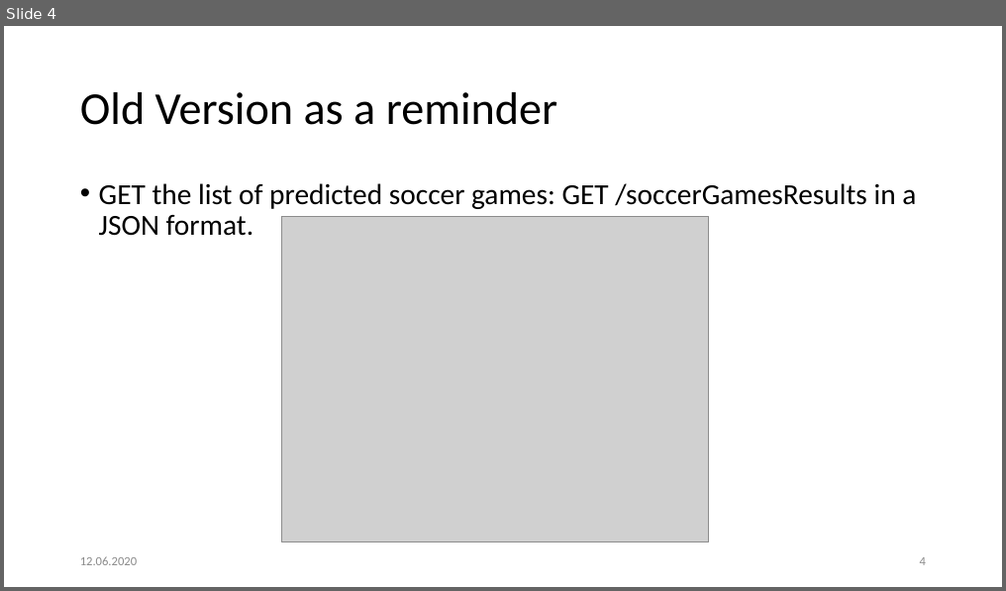
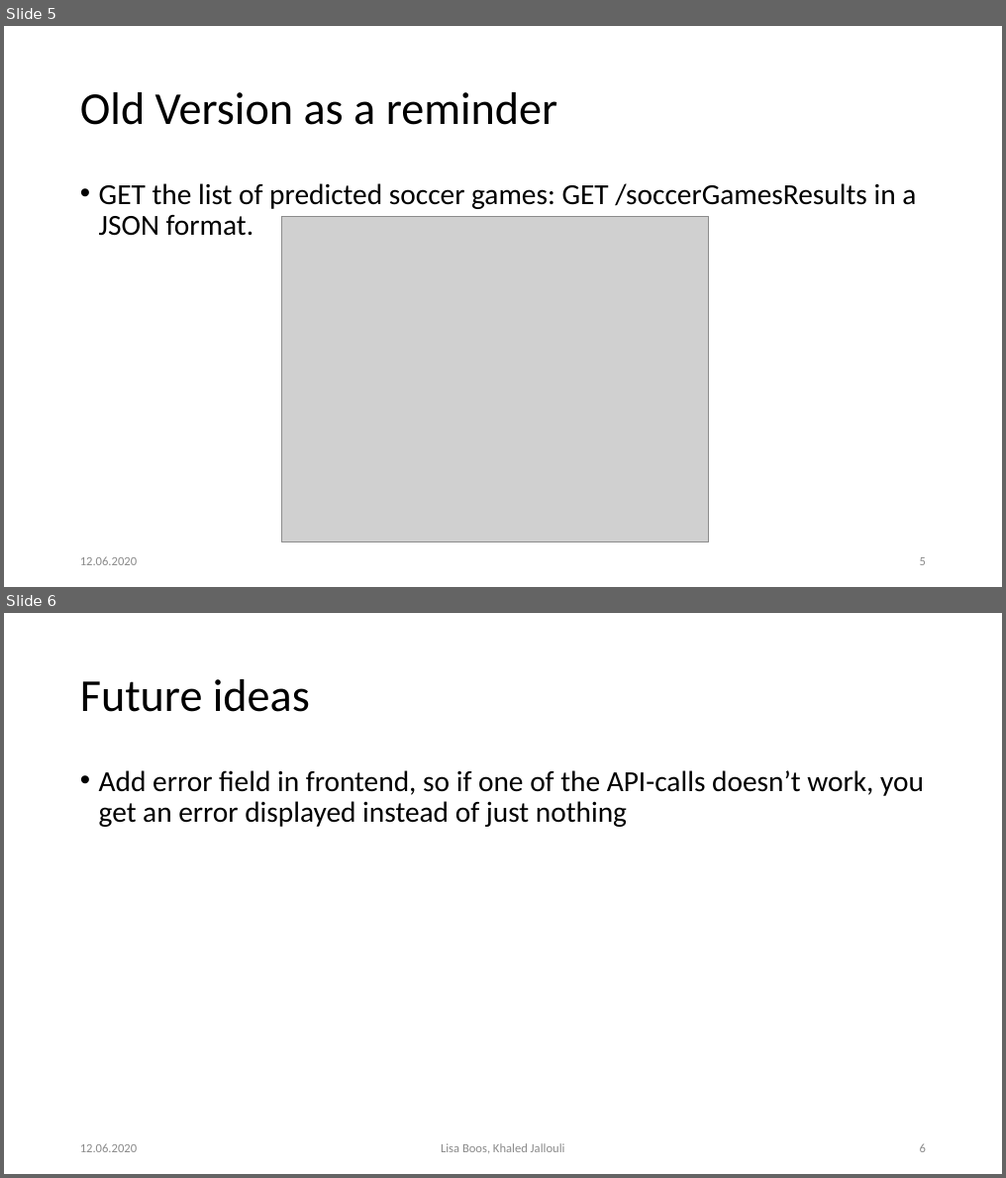
Before and after one commit to Khaledjallouli/project, a slide deck: Web/RESTful_API_Definition/API_LastSprint.pptx. Shown one above the other, each under a label of ours: slide 4 before the commit, slides 5 and 6 after it. The pictures are 1006x591 and 1006x1178 pixels, drawn with LibreOffice and Linux fonts; fonts in the diff are those of the drawing; grey boxes stand for pictures; background and template pictures are left out. Boxes give left, top, right and bottom in pixels: in the first picture for what was removed or moved away, otherwise in the second. Text is boxed around its words. In the diff, an @@ line names an element or a change of style, - is before the commit and + after.

```diff
--- a/Web/RESTful_API_Definition/API_LastSprint.pptx
+++ b/Web/RESTful_API_Definition/API_LastSprint.pptx
@@ slide 6 added at [4,613,1002,1174], background #FFFFFF @@
@@ title added at [80,679,310,712], 44 pt, text #000000 @@
+Future ideas
@@ text added at [99,770,924,827], 28 pt, text #000000 @@
+• Add error field in frontend, so if one of the API-calls doesn’t work, you get an error displayed instead of just nothing
@@ text added at [80,1144,137,1153], 12 pt, text #8C8C8C @@
+12.06.2020
@@ text added at [441,1144,565,1154], 12 pt, text #8C8C8C @@
+Lisa Boos, Khaled Jallouli
@@ page number added at [920,1144,926,1153], 12 pt, text #8C8C8C @@
+6
@@ what was slide 4 is now slide 5 @@
@@ page number at [920,558,926,566]: text changed @@
-4
+5
```
Also in this commit, not shown: 3 slides changed.
